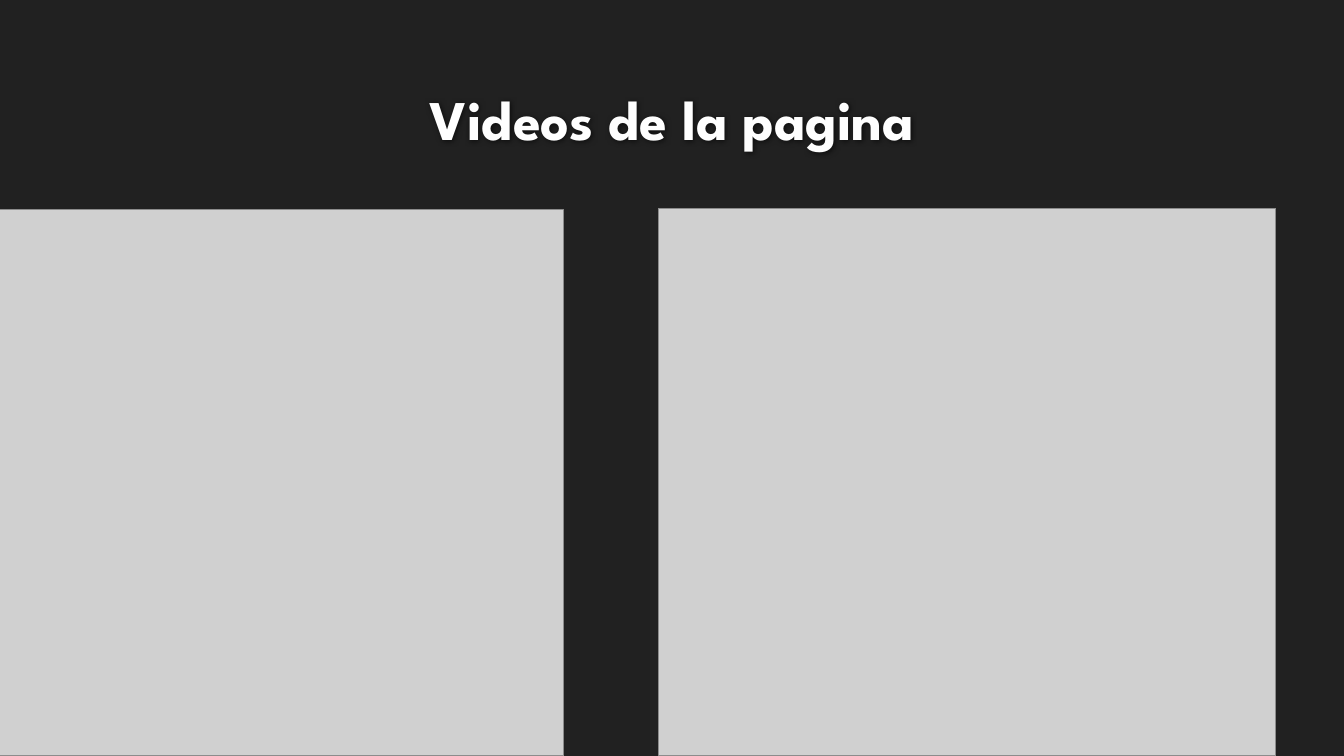
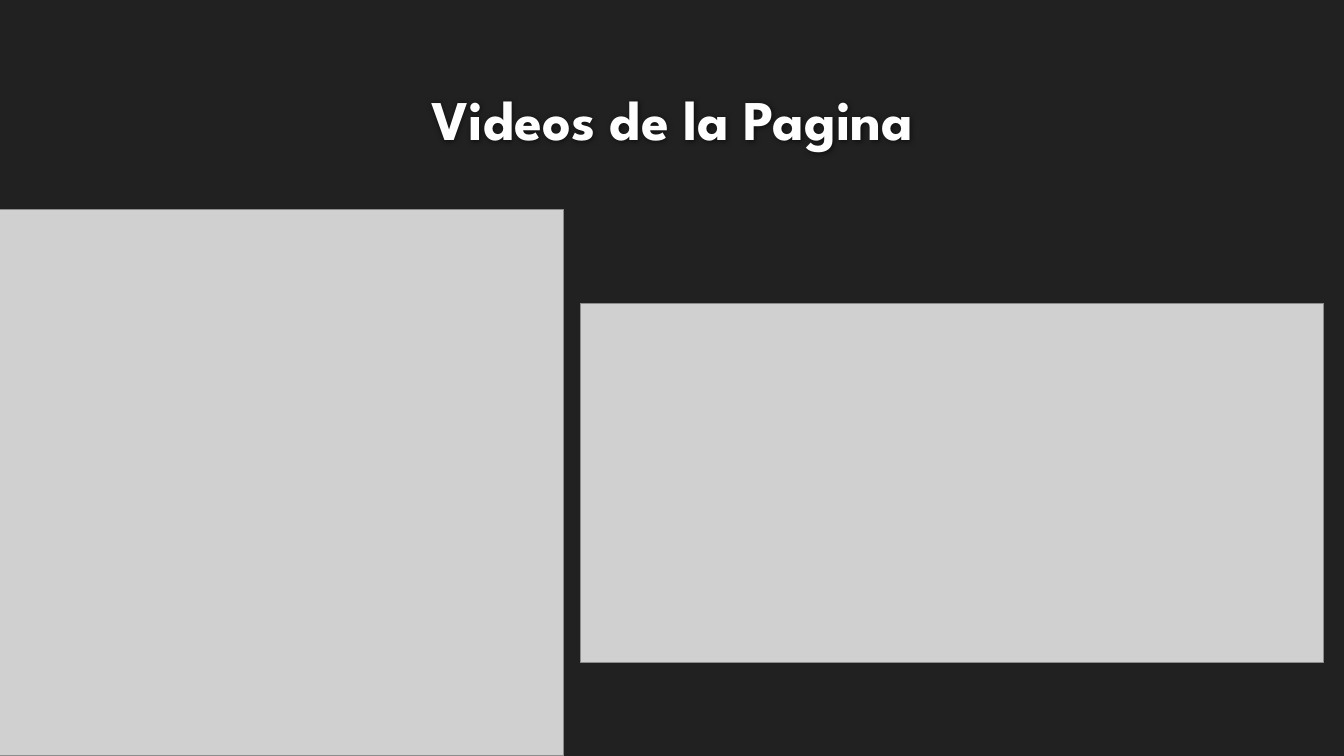
Before and after one commit to arratiabenjamin/insucodos-blog, a slide deck: slide 6 of Feria TP.pptx. Drawn at 1344x756 pixels with LibreOffice and Linux fonts; fonts in the diff are those of the drawing; grey boxes stand for pictures; background and template pictures are left out. Boxes give left, top, right and bottom in pixels: in the first picture for what was removed or moved away, otherwise in the second. Text is boxed around its words. In the diff, an @@ line names an element or a change of style, - is before the commit and + after.

Commit message:
Termino Pagina Web - Arreglo de Estetica

```diff
--- a/Feria TP.pptx
+++ b/Feria TP.pptx
@@ title at [431, 101, 913, 153]: text changed @@
-Videos de la pagina
+Videos de la Pagina
@@ picture: place and size @@
-picture at [659, 209, 1276, 756]
+picture at [581, 303, 1324, 663]
```
Also in this commit, not shown: 3 other slides changed, 6 other files.
